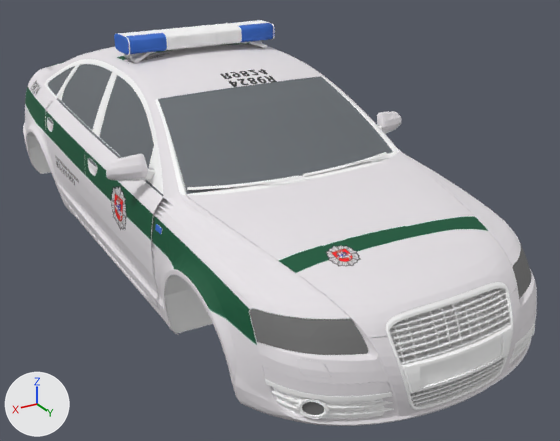
What one commit did to the FBX model Speedhunt/Assets/_models/cars/cops/cop.fbx.
Both versions are drawn from a 50 mm lens placed at (2.49, 4.9, 2.13), pointed at (-0.26, 0.31, -0.16). Lighting does not change. The marker at lower left points along +X, +Y and +Z. Where no turn or scale is listed for an object, it has been applied to the vertices. Vertices at the same position are counted once.

Names of what the first picture shows: 'kebulas.001'.
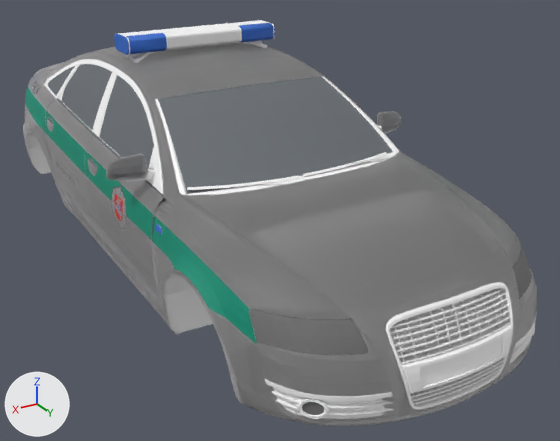
Changed parts and their boxes [x1, y1, x2, y2] in the pictures (560 x 441 px):
'kebulas.001', surface changed (white to grey): [23, 26, 537, 426] in both
part 1 of me_kebulas_001, surface changed (white to grey): [23, 42, 537, 426] in both

The change, as a list of edits to the scene's bpy script:
```text
Change img_sonas_policija_png:
    img_sonas_policija_png: load_image('sonas-policija.png', 'textures/sonas-policija.png', 2048, 2048, 'sRGB') -> load_image('sonas-policija.png', 'textures/sonas-policija.png', 2048, 2048, 'Non-Color')
Change mat_g41m2:
    add n3 = _N.new('ShaderNodeTexImage'); n3.name = 'Image Texture.001'
    add n3.image = img_sonas_policija_png
    where n2 = _N.new('ShaderNodeTexImage'); n2.name = 'Image Texture'
    where n0 = _N.new('ShaderNodeBsdfPrincipled'); n0.name = 'Principled BSDF'
    add _L.new(n2.outputs[1], n0.inputs[4])  # 'Alpha' to 'Alpha'
    add _L.new(n3.outputs[0], n0.inputs[18])  # 'Color' to 'Transmission Weight'
Change me_kebulas_001:
    where me_kebulas_001.from_pydata(...)  # 22448 vertices, 37163 faces; spans x -1.12..1.12, y -2.77..2.56, z -0.42..1.17
    used by ob_kebulas_001; location = (0.0, 0.0, 0.0)
    me_kebulas_001 part 1: texture (UV) coordinates of 6176 of 37163 faces, centred in x -1.01..1.01, y -2.77..2.54, z -0.37..1.02, changed; they spanned u 0.02..0.99, v 0.01..1.0 and now span u 0.02..1.07, v 0.01..0.26
```
